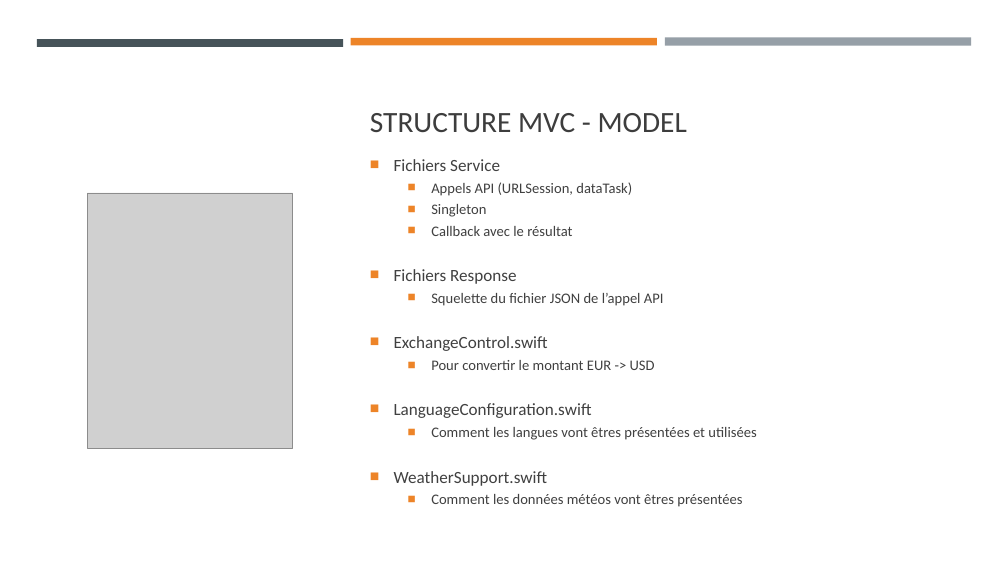
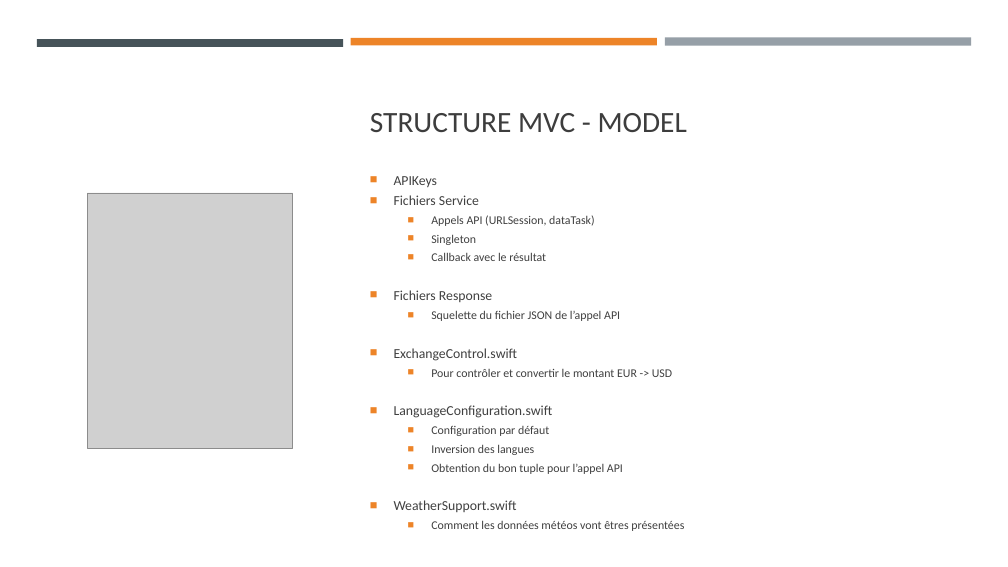
Before and after one commit to MickaeliOS/OpenClassrooms-P9-LeBaluchon, a slide deck: slide 5 of Soutenance/Horn_Mickael_presentation_4_102022.pptx. Drawn at 1008x567 pixels with LibreOffice and Linux fonts; fonts in the diff are those of the drawing; grey boxes stand for pictures. Boxes give left, top, right and bottom in pixels: in the first picture for what was removed or moved away, otherwise in the second. Text is boxed around its words. In the diff, an @@ line names an element or a change of style, - is before the commit and + after.

Commit message:
Modifications mineures pour la soutenance

```diff
--- a/Soutenance/Horn_Mickael_presentation_4_102022.pptx
+++ b/Soutenance/Horn_Mickael_presentation_4_102022.pptx
@@ text at [394, 176, 438, 187]: paragraph added @@
+■ APIKeys
@@ text at [394, 195, 684, 531]: size 16.3 to 13.1 pt in "Fichiers Service", "Fichiers Response", "ExchangeControl.swift", "LanguageConfiguration.swift" and 1 more places; size 13.9 to 11.2 pt in "Appels API (URLSession, dataTask)", "Singleton", "Callback avec le résultat", "Squelette du fichier JSON de l’appel API" and 1 more places @@
@@ text at [431, 369, 672, 377]: text changed; size 13.9 to 11.2 pt @@
-  ■ Pour convertir le montant EUR -> USD
+  ■ Pour contrôler et convertir le montant EUR -> USD
@@ text at [431, 426, 623, 474]: text changed; size 13.9 to 11.2 pt @@
-  ■ Comment les langues vont êtres présentées et utilisées
+  ■ Configuration par défaut
+  ■ Inversion des langues
+  ■ Obtention du bon tuple pour l’appel API
```
Also in this commit, not shown: 1 other slide changed, 4 other files.
